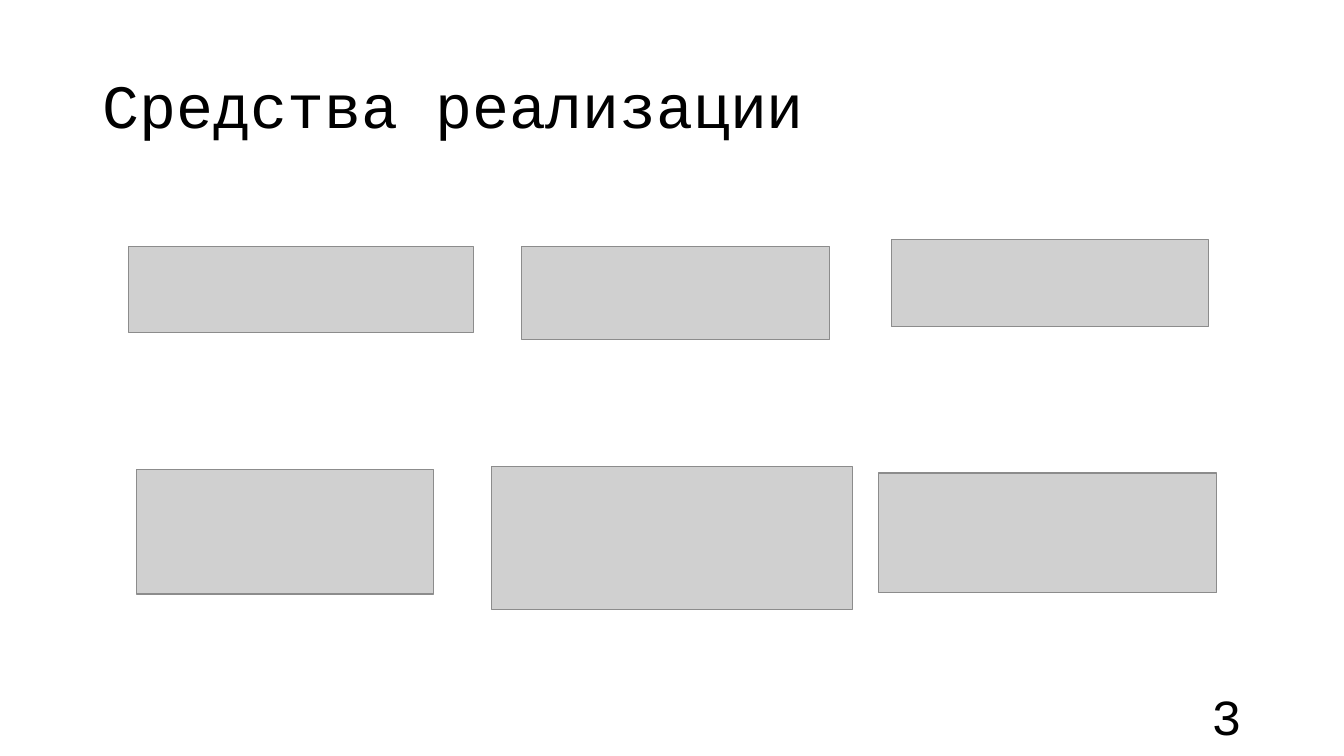
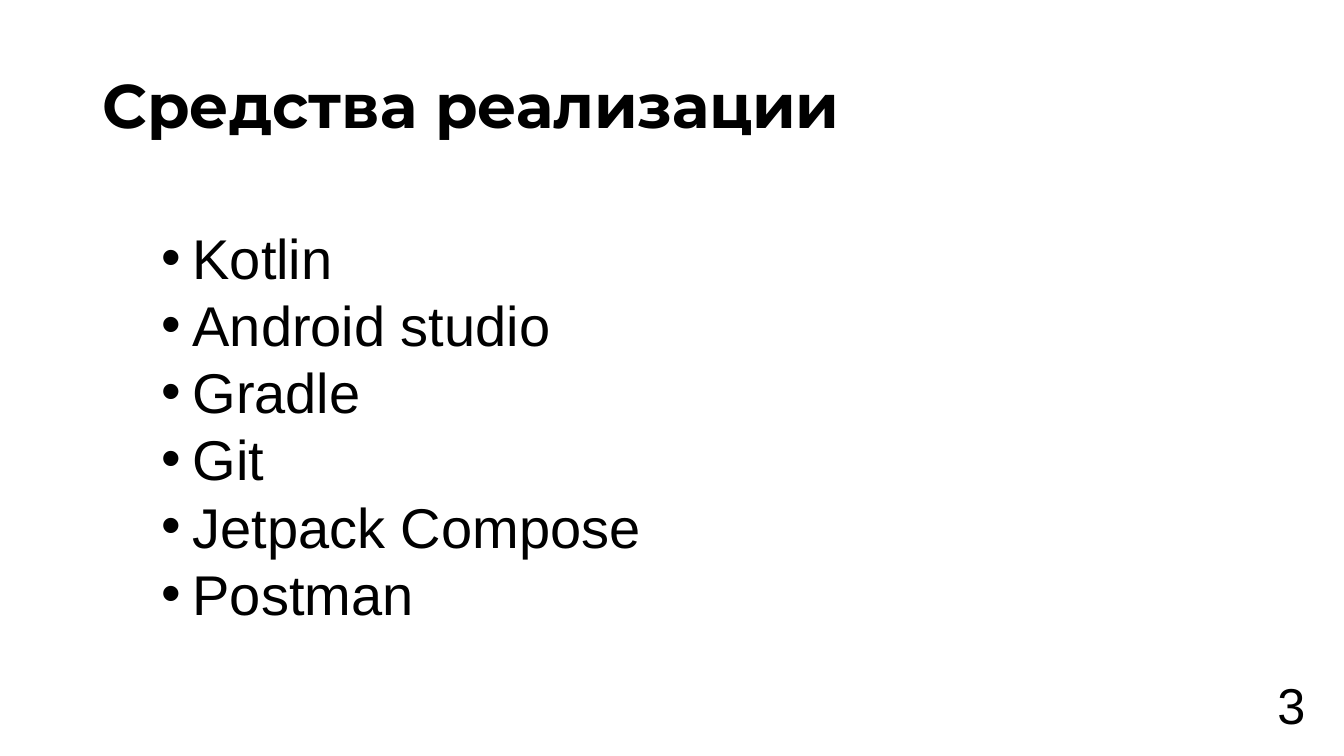
Before and after one commit to vafeenLabs/coursework-report_6-semester, a slide deck: slide 3 of Vafeen_3_61_presentation.pptx. Drawn at 1344x756 pixels with LibreOffice and Linux fonts; fonts in the diff are those of the drawing; grey boxes stand for pictures. Boxes give left, top, right and bottom in pixels: in the first picture for what was removed or moved away, otherwise in the second. Text is boxed around its words. In the diff, an @@ line names an element or a change of style, - is before the commit and + after.

```diff
--- a/Vafeen_3_61_presentation.pptx
+++ b/Vafeen_3_61_presentation.pptx
@@ title "Средства реализации" at <box>103,84,840,140</box>: font Courier New to Montserrat, bold on @@
@@ text added at <box>193,238,641,616</box>, 40 pt, text #000000 @@
+• Kotlin
+• Android studio
+• Gradle
+• Git
+• Jetpack Compose
+• Postman
@@ picture removed at <box>129,246,474,333</box> @@
@@ picture removed at <box>522,247,830,341</box> @@
@@ picture removed at <box>891,240,1209,327</box> @@
@@ picture removed at <box>137,470,435,594</box> @@
@@ picture removed at <box>492,467,852,610</box> @@
@@ picture removed at <box>879,473,1217,593</box> @@
@@ page number: place and size @@
-page number at <box>1211,701,1241,736</box>
+page number at <box>1277,688,1305,725</box>
@@ page number at <box>1277,688,1305,725</box>: font Courier New to Arial @@
```
Also in this commit, not shown: 11 other slides changed, 1 slide added, 1 slide removed, 1 other file.
